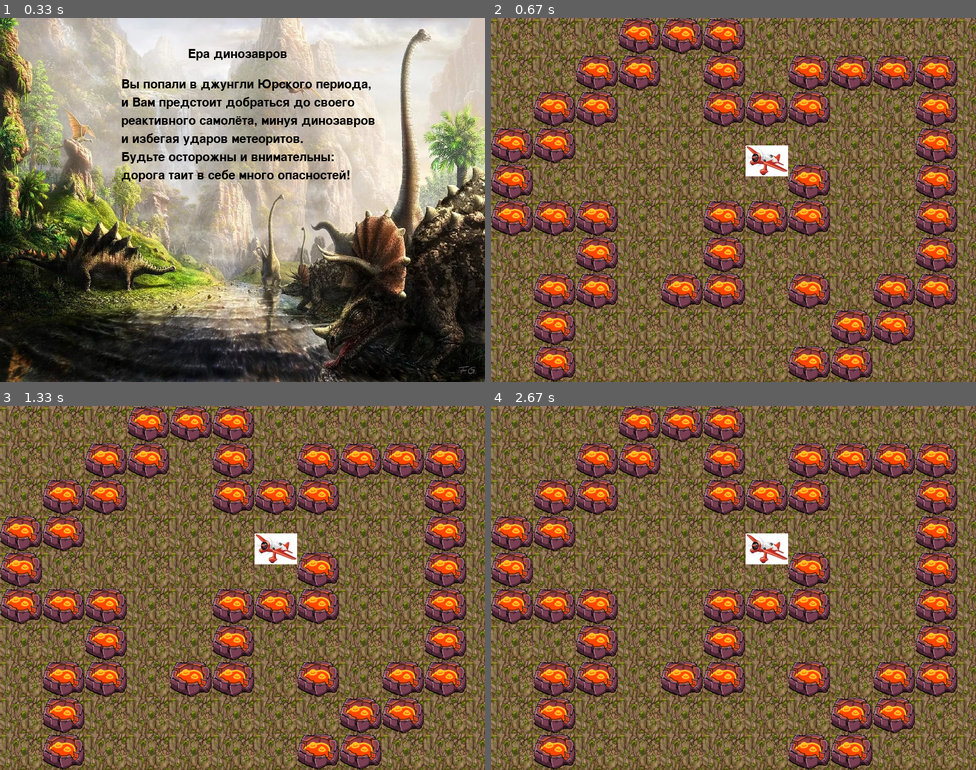
Above: before the commit, frames 1-4 (two rows, left to right).
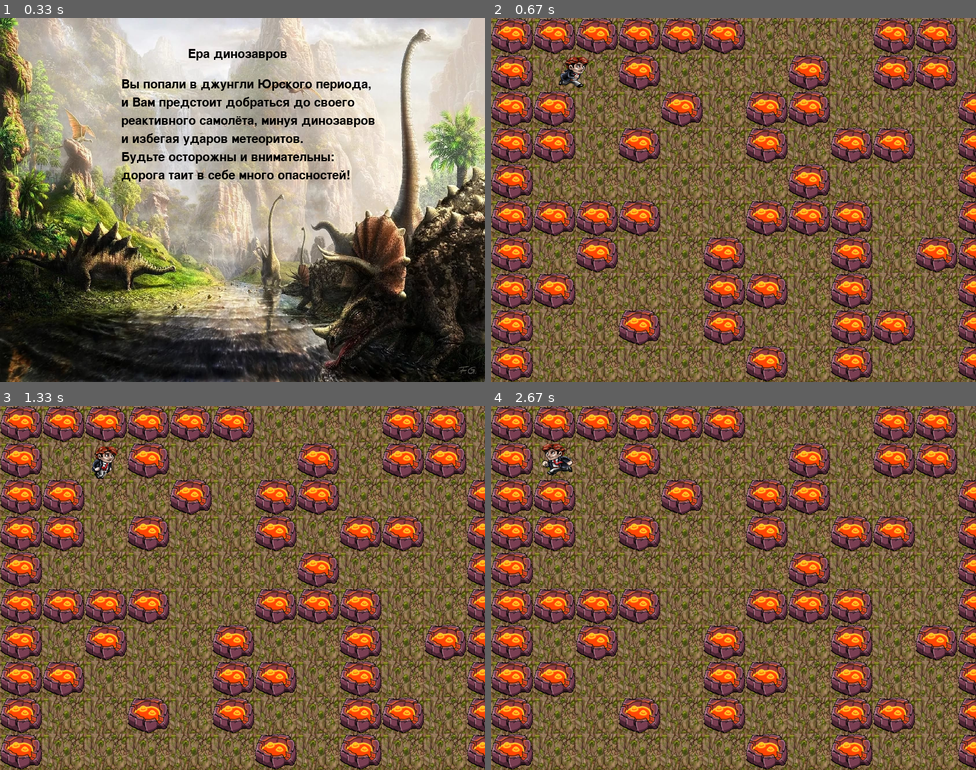
Above: after the commit, the same moments.

Repository: rubinho-m/pygame_project
Game: pygame game, started from main.py
Same seed, same stepped clock (60 frames per second), same inputs: the game is played once before the commit and once after it.
Inputs:
- Up to frame 1 (0.33 s): no input
- Up to frame 2 (0.67 s): hold Right from 0.33 s (still down)
- Up to frame 3 (1.33 s): release Right at 0.8 s; hold Up 0.83-1.13 s; hold Right from 1.17 s (still down)
- Up to frame 4 (2.67 s): release Right at 1.63 s; hold Left 1.67-2.2 s; hold Down 2.23-2.53 s; hold Left from 2.57 s (still down)

Frame 1 is identical in both runs. In frame 2, 31% of the frame differs, in the area x 0-100%, y 0-100%; in frame 3, 30%; in frame 4, 31%.

Commit message:
change level

Diff:
--- a/levels/first.txt
+++ b/levels/first.txt
@@ -1,11 +1,11 @@
-...###
-..##.#.####.
-.##..###..#
-##....P...#
-#...@..#..#
-###..###..#
-..#..#....#
-.##.##.#.##
-.#......##
-.#.....##
-.#######
+######...##
+#@.#...#.##
+##..#.##...#
+##.#..#.##.#
+#......#...#
+####..###..#
+#.#..#..#.##
+##...##.#..#
+#..#.#..##.#
+#.....#.#.P#
+###########
--- a/main.py
+++ b/main.py
@@ -4,6 +4,7 @@
 from Board_class import Board
 from Volcano_class import Volcano
 from Earth_class import Earth
+from anim_sprite import Player
 from Plane_class import Plane
 
 pygame.init()
@@ -12,7 +13,7 @@
 screen.fill(pygame.Color('black'))
 clock = pygame.time.Clock()
 
-FPS = 10
+FPS = 25
 
 
 def load_level(filename):
@@ -23,6 +24,7 @@
     max_width = max(map(len, level_map))
 
     return list(map(lambda x: x.ljust(max_width, '.'), level_map))
+
 
 def load_image(name, color_key=None):
     fullname = os.path.join('images', name)
@@ -40,6 +42,7 @@
         image = image.convert_alpha()
     return image
 
+
 def generate_level(level):
     new_player, x, y = None, None, None
     for y in range(len(level)):
@@ -49,10 +52,13 @@
                 Volcano('volcano', x, y, volcano_group, all_sprites)
             elif level[y][x] == 'P':
                 Plane('plane', x, y, plane_group, all_sprites)
-# здесь должен появитьтся спрайт с игроком
-            # elif level[y][x] == '@':
-            #     Earth('empty', x, y)
-            #     new_player = Player(x, y)
+            elif level[y][x] == '@':
+                new_player = Player(player_sprite, load_image("player_anim.png", -1), 7, 4, 0, 0)
+                # умножение на 70 и 60, так как именно такие размеры у картинки вулкана
+                new_player.rect.x = x * 70
+                new_player.rect.y = y * 60
+                new_player.rect.w = new_player.player_scale
+                new_player.rect.h = new_player.player_scale
     return new_player, x, y
 
 def terminate():
@@ -99,25 +105,60 @@
         pygame.display.flip()
         clock.tick(FPS)
 
+
 def start_main():
-    # board = Board(15, 12, 70)
-    # board.render()
+    step = 5
     running = True
-
     while running:
         for event in pygame.event.get():
             if event.type == pygame.QUIT:
                 running = False
+        keys = pygame.key.get_pressed()
+        if keys[pygame.K_RIGHT]:
+            player.rotate = False
+            player.rect.x += step
+            player_sprite.update()
+            collide = pygame.sprite.groupcollide(player_sprite, volcano_group, False, False)
+            if len(collide) != 0:
+                player.rect.x -= step
+        if keys[pygame.K_LEFT]:
+            player.rotate = True
+            player.rect.x -= step
+            player_sprite.update()
+            player.image = pygame.transform.flip(player.image, True, False)
+            collide = pygame.sprite.groupcollide(player_sprite, volcano_group, False, False)
+            if len(collide) != 0:
+                player.rect.x += step
+
+        if keys[pygame.K_UP]:
+            player.rect.y -= step
+            player_sprite.update()
+            collide = pygame.sprite.groupcollide(player_sprite, volcano_group, False, False)
+            if len(collide) != 0:
+                player.rect.y += step
+        if keys[pygame.K_DOWN]:
+            player.rect.y += step
+            player_sprite.update()
+            collide = pygame.sprite.groupcollide(player_sprite, volcano_group, False, False)
+            if len(collide) != 0:
+                player.rect.y -= step
+        if not keys[pygame.K_DOWN] and not keys[pygame.K_UP] and not keys[pygame.K_LEFT] and not keys[pygame.K_RIGHT]:
+            player.state = False
+        else:
+            player.state = True
         all_sprites.update()
         volcano_group.update()
         plane_group.update()
+        player_sprite.update()
 
         screen.fill(pygame.Color('black'))
 
         all_sprites.draw(screen)
         volcano_group.draw(screen)
         plane_group.draw(screen)
-        clock.tick(10)
+
+        player_sprite.draw(screen)
+        clock.tick(FPS)
         pygame.display.flip()
 
     pygame.quit()
@@ -126,6 +167,7 @@
 tile_images = {'volcano': load_image('volcano.png', -1), 'empty': load_image('earth.jpg'), 'plane': load_image('plane.png', -1)}
 
 all_sprites = pygame.sprite.Group()
+player_sprite = pygame.sprite.Group()
 volcano_group = pygame.sprite.Group()
 plane_group = pygame.sprite.Group()
 
